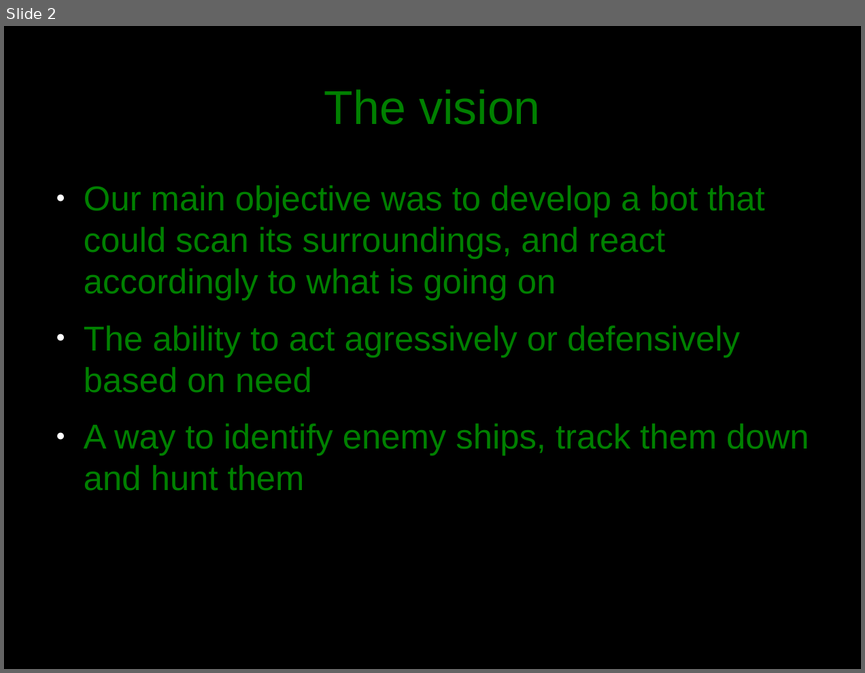
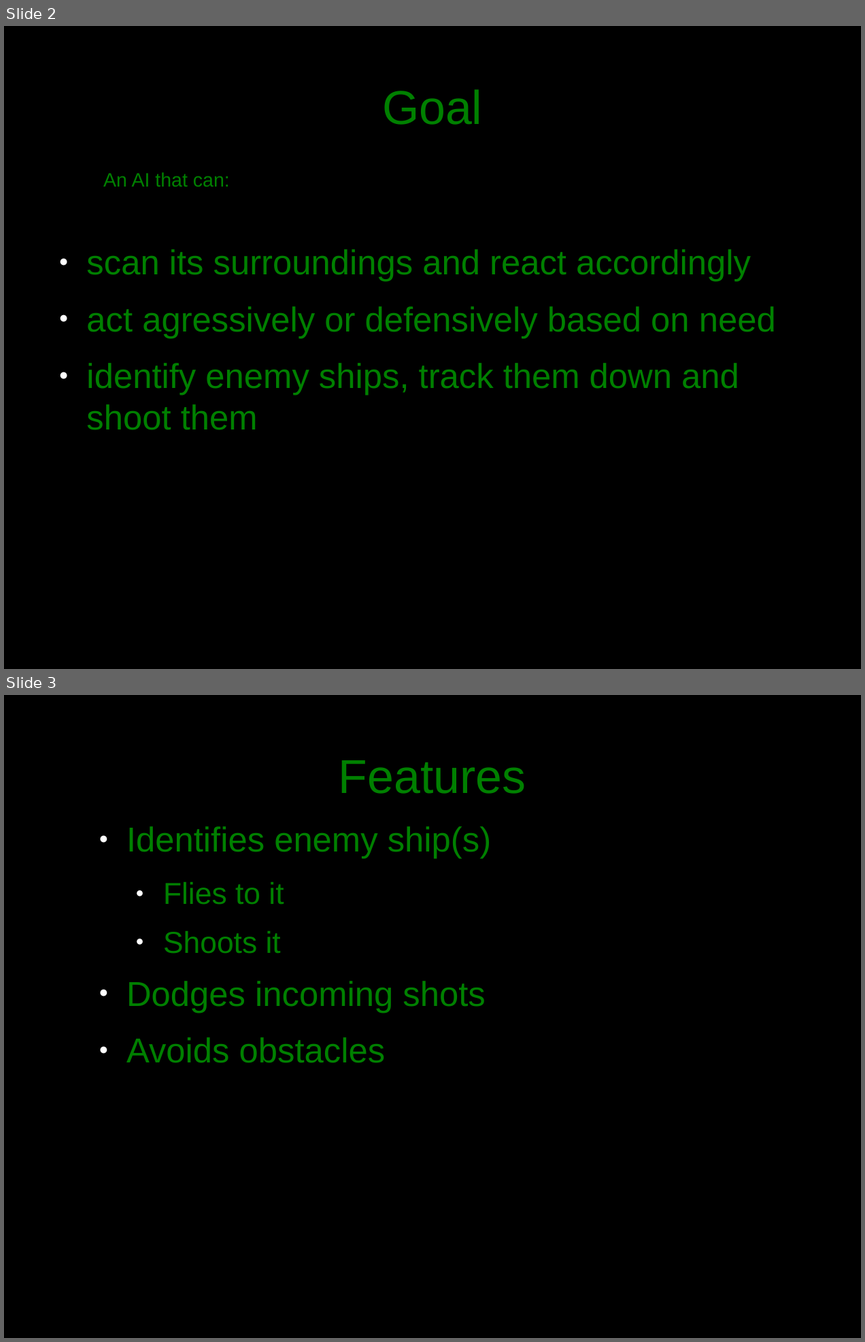
Before and after one commit to jakkdl/TDDD63-XPilot-AI, a slide deck: presentation.odp. Shown one above the other, each under a label of ours: slide 2 before the commit, slides 2 and 3 after it. The pictures are 865x673 and 865x1342 pixels, drawn with LibreOffice and Linux fonts; fonts in the diff are those of the drawing. Boxes give left, top, right and bottom in pixels: in the first picture for what was removed or moved away, otherwise in the second. Text is boxed around its words. In the diff, an @@ line names an element or a change of style, - is before the commit and + after.

```diff
--- a/presentation.odp
+++ b/presentation.odp
@@ slide 3 added at (4,695,861,1338), background #000000 @@
@@ title added at (339,760,526,794), 44 pt, text #008000 @@
+Features
@@ text added at (126,826,491,1063), 32 pt, text #008000 @@
+● Identifies enemy ship(s)
+  ● Flies to it
+  ● Shoots it
+● Dodges incoming shots
+● Avoids obstacles
@@ slide 2 changed as well @@
@@ title at (382,89,482,125): text changed @@
-The vision
+Goal
@@ text added at (103,172,230,186), 18 pt, text #008000 @@
+An AI that can:
@@ text at (86,249,776,430): text changed @@
-● Our main objective was to develop a bot that could scan its surroundings, and react accordingly to what is going on
-● The ability to act agressively or defensively based on need
-● A way to identify enemy ships, track them down and hunt them
+● scan its surroundings and react accordingly
+● act agressively or defensively based on need
+● identify enemy ships, track them down and shoot them
```
Also in this commit, not shown: 1 other slide changed, 2 other slides added, 2 slides removed.
